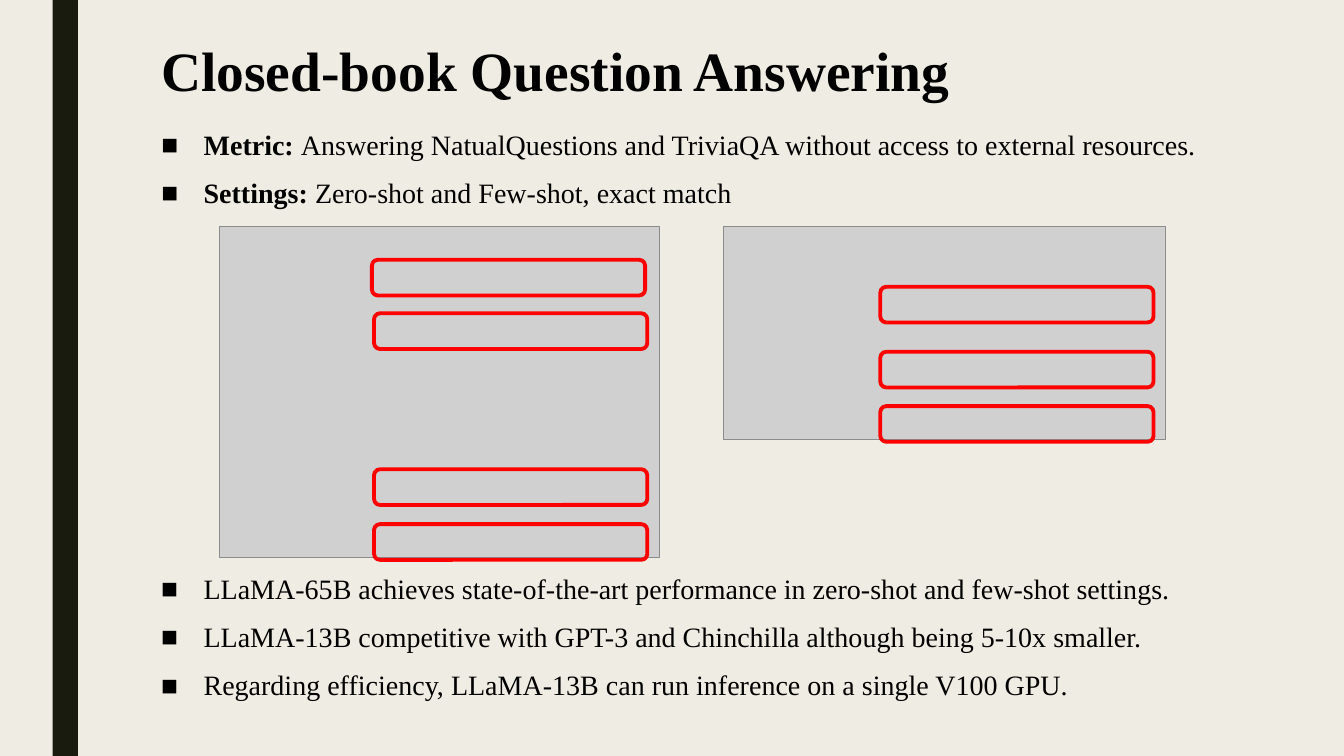
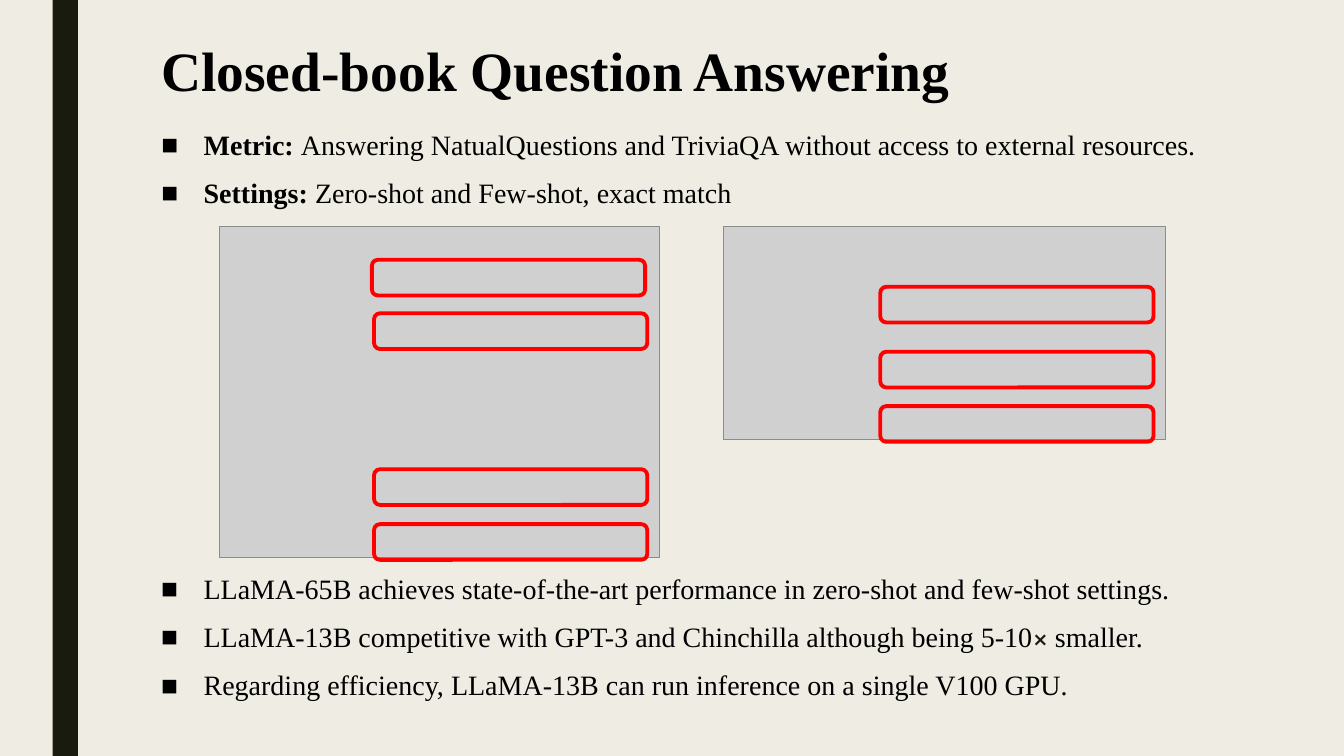
Before and after one commit to shlomi1993/llm-from-scratch, a slide deck: slide 11 of presentation/Lecture Slides.pptx. Drawn at 1344x756 pixels with LibreOffice and Linux fonts; fonts in the diff are those of the drawing; grey boxes stand for pictures. Boxes give left, top, right and bottom in pixels: in the first picture for what was removed or moved away, otherwise in the second. Text is boxed around its words. In the diff, an @@ line names an element or a change of style, - is before the commit and + after.

```diff
--- a/presentation/Lecture Slides.pptx
+++ b/presentation/Lecture Slides.pptx
@@ text at (x1=204, y1=627, x2=1143, y2=653): text changed @@
-■ LLaMA-13B competitive with GPT-3 and Chinchilla although being 5-10x smaller.
+■ LLaMA-13B competitive with GPT-3 and Chinchilla although being 5-10× smaller.
```
Also in this commit, not shown: 8 other slides changed, 3 other files.
